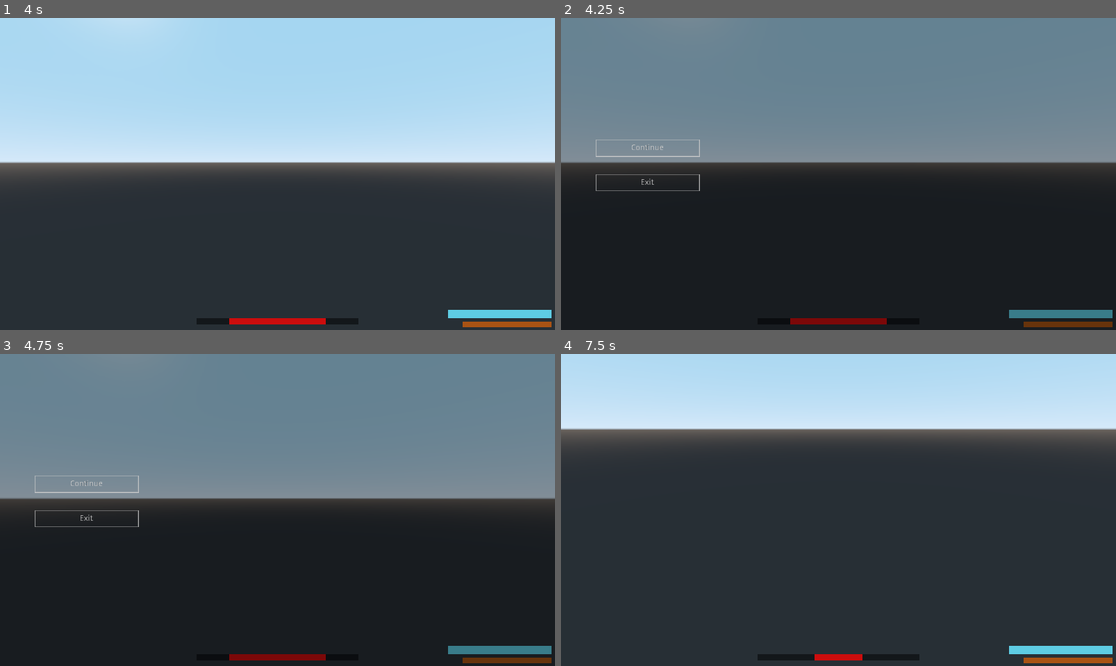
Above: before the commit, frames 1-4 (two rows, left to right).
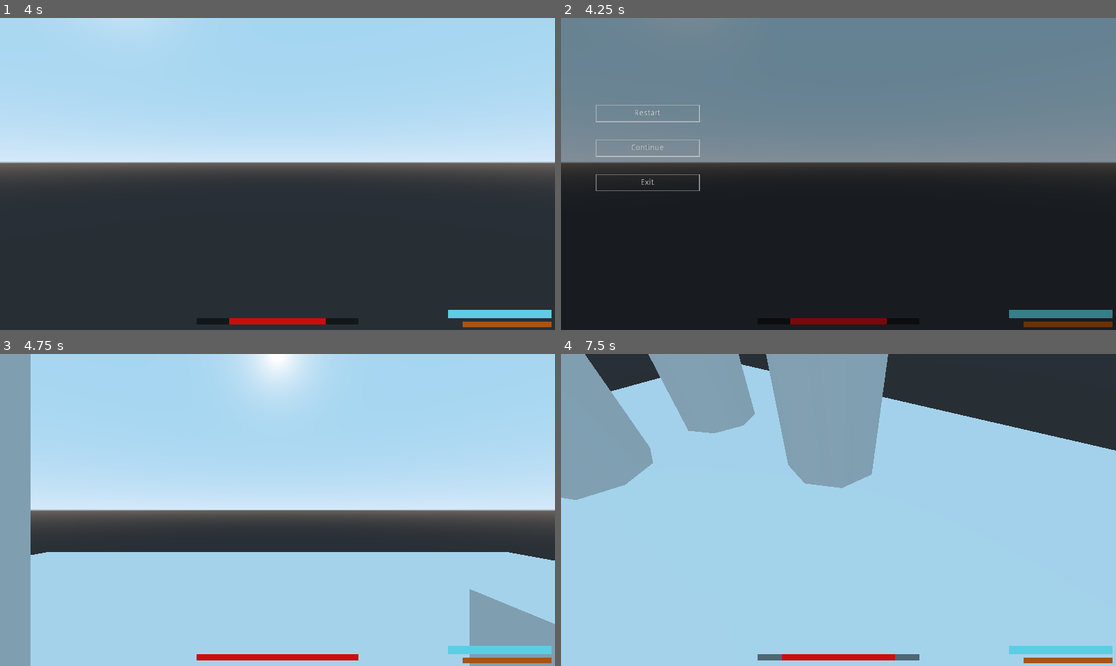
Above: after the commit, the same moments.

Repository: Draconis-25/M-Fps
Game: Godot game, scene res://src/World.tscn
Two runs of this game, one before a commit and one after it. Both use one fixed random seed, a clock stepped at 60 frames per second and the inputs below.
Inputs (mouse positions are in pixels of both pictures, inside the frame that each line leads up to):
- Up to frame 1 (4 s): tap Enter at 0.5 s; move the mouse to (305, 174) at 0.52 s; hold W (forward) from 0.53 s (still down); tap Space (jump) at 0.77, 1.52, 3.02, 3.5, 3.77 s; move the mouse to (249, 174) at 1.27 s; move the mouse to (288, 167) at 2.02 s; move the mouse to (271, 180) at 2.77 s; move the mouse to (316, 177) at 3.52 s
- Up to frame 2 (4.25 s): keep holding W (forward); tap Escape (ui_cancel) at 4.15 s
- Up to frame 3 (4.75 s): release W (forward) at 4.25 s; click (88, 450) at 4.25 s, where only the run after the commit has a clickable "Restart"
- Up to frame 4 (7.5 s): click (649, 485) at 5 s, where only the run before the commit has a clickable "Continue"; tap Enter at 5.75 s; move the mouse to (794, 506) at 5.77 s; hold W (forward) 5.78-7.28 s; tap Space (jump) at 6.02 s; move the mouse to (844, 510) at 6.52 s; move the mouse to (816, 503) at 7.27 s; hold D (right) from 7.28 s (still down)

Frame 1 is identical in both runs. In frame 2, 0.2% of the frame differs, in the area x 6-26%, y 27-34%; in frame 3, 94%; in frame 4, 98%, in the area x 0-100%, y 0-100%.

Commit message:
finish meshes

Diff:
--- a/src/Meshes/Mesh.gd
+++ b/src/Meshes/Mesh.gd
@@ -1,14 +1,24 @@
 extends Spatial
 
-var mat = preload("res://src/Meshes/mesh.tres")
-var tmat = preload("res://src/Meshes/mesh-t.tres")
+export(int, 1, 2) var type = 1
+
+export var mat = preload("res://src/Meshes/mesh.tres")
+export var tmat = preload("res://src/Meshes/mesh-t.tres")
 
 onready var collision =  $StaticBody/CollisionShape
 
 func _process(_delta):
 	if Global.mode:
-		$Mesh.set_surface_material(mat)
+		if type == 1:
+			$Mesh.set_surface_material(0, mat)
+			collision.disabled = false
+		else:
+			$Mesh.set_surface_material(0, tmat)
+			collision.disabled = true
 	else:
-		$Mesh.set_surface_material(tmat)
-
-	collision.disabled = !Global.mode
+		if type == 1:
+			$Mesh.set_surface_material(0, tmat)
+			collision.disabled = true
+		else:
+			$Mesh.set_surface_material(0, mat)
+			collision.disabled = false
--- a/src/Meshes/mesh-t.tres
+++ b/src/Meshes/mesh-t.tres
@@ -1,3 +1,5 @@
 [gd_resource type="SpatialMaterial" format=2]
 
 [resource]
+flags_transparent = true
+albedo_color = Color( 1, 0, 0, 0.588235 )
--- a/src/Meshes/mesh.tres
+++ b/src/Meshes/mesh.tres
@@ -1,3 +1,4 @@
 [gd_resource type="SpatialMaterial" format=2]
 
 [resource]
+albedo_color = Color( 0.219608, 1, 0, 1 )
--- a/src/Player/PauseMenu/Pause.gd
+++ b/src/Player/PauseMenu/Pause.gd
@@ -25,3 +25,10 @@
 
 func _on_Exit_pressed():
 	get_tree().quit()
+
+
+func _on_Restart_pressed():
+	get_tree().paused = false
+	get_tree().reload_current_scene()
+	set_visible(false)
+	Input.set_mouse_mode(Input.MOUSE_MODE_CAPTURED)
--- a/src/Player/PauseMenu/Pause.tscn
+++ b/src/Player/PauseMenu/Pause.tscn
@@ -42,6 +42,19 @@
 "_edit_use_anchors_": false
 }
 
+[node name="Restart" type="Button" parent="Menu"]
+anchor_top = 0.5
+anchor_bottom = 0.5
+margin_left = 60.0
+margin_top = -120.0
+margin_right = 240.0
+margin_bottom = -90.0
+custom_styles/normal = SubResource( 1 )
+text = "Restart"
+__meta__ = {
+"_edit_use_anchors_": false
+}
+
 [node name="Exit" type="Button" parent="Menu"]
 anchor_top = 0.5
 anchor_bottom = 0.5
@@ -55,4 +68,5 @@
 }
 
 [connection signal="pressed" from="Menu/Continue" to="." method="_on_Continue_pressed"]
+[connection signal="pressed" from="Menu/Restart" to="." method="_on_Restart_pressed"]
 [connection signal="pressed" from="Menu/Exit" to="." method="_on_Exit_pressed"]
--- a/src/World.tscn
+++ b/src/World.tscn
@@ -1,6 +1,7 @@
-[gd_scene load_steps=2 format=2]
+[gd_scene load_steps=3 format=2]
 
 [ext_resource path="res://src/Player/Player.tscn" type="PackedScene" id=1]
+[ext_resource path="res://src/Meshes/Mesh.tscn" type="PackedScene" id=2]
 
 [node name="World" type="Spatial"]
 
@@ -42,3 +43,31 @@
 
 [node name="Player" parent="." instance=ExtResource( 1 )]
 transform = Transform( 1, 0, 0, 0, 1, 0, 0, 0, 1, 0, 3, 0 )
+
+[node name="Spatial" parent="." instance=ExtResource( 2 )]
+transform = Transform( 1, 0, 0, 0, 1, 0, 0, 0, 1, 17, 3, -3 )
+
+[node name="Spatial2" parent="." instance=ExtResource( 2 )]
+transform = Transform( 1, 0, 0, 0, 1, 0, 0, 0, 1, 21, 3, -3 )
+
+[node name="Spatial3" parent="." instance=ExtResource( 2 )]
+transform = Transform( 1, 0, 0, 0, 1, 0, 0, 0, 1, 25, 3, -3 )
+
+[node name="Spatial4" parent="." instance=ExtResource( 2 )]
+transform = Transform( 1, 0, 0, 0, 1, 0, 0, 0, 1, 29, 3, -3 )
+
+[node name="Spatial5" parent="." instance=ExtResource( 2 )]
+transform = Transform( 1, 0, 0, 0, 1, 0, 0, 0, 1, 20, 3, 1 )
+type = 2
+
+[node name="Spatial6" parent="." instance=ExtResource( 2 )]
+transform = Transform( 1, 0, 0, 0, 1, 0, 0, 0, 1, 24, 3, 1 )
+type = 2
+
+[node name="Spatial7" parent="." instance=ExtResource( 2 )]
+transform = Transform( 1, 0, 0, 0, 1, 0, 0, 0, 1, 28, 3, 1 )
+type = 2
+
+[node name="Spatial8" parent="." instance=ExtResource( 2 )]
+transform = Transform( 1, 0, 0, 0, 1, 0, 0, 0, 1, 32, 3, 1 )
+type = 2
